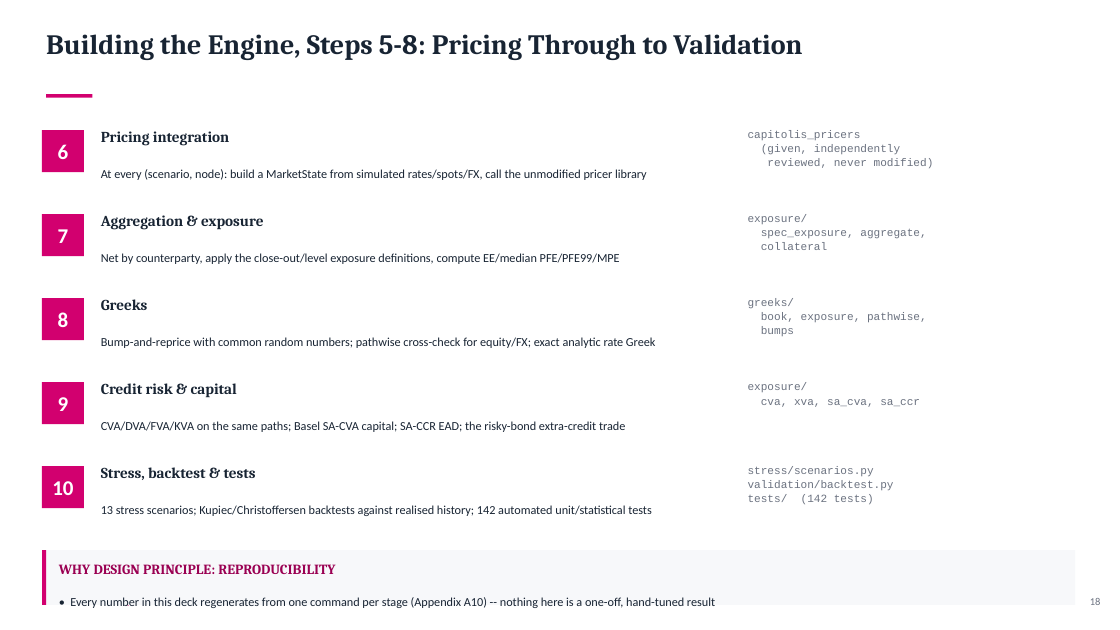
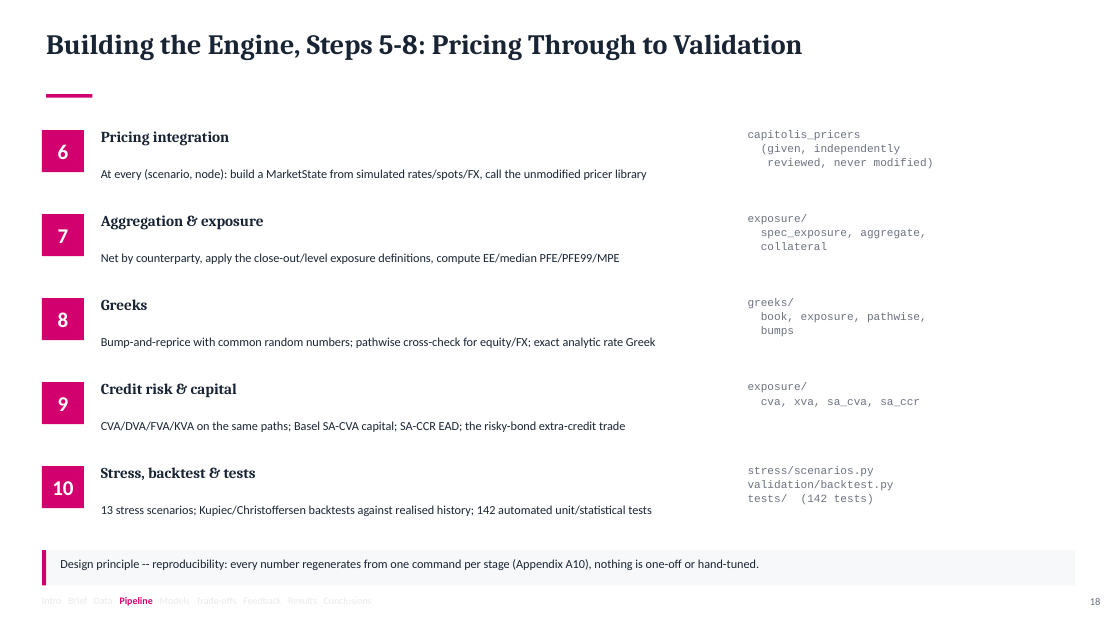
Before and after one commit to eshapandya24/capitolis-risk-engine, a slide deck: slide 18 of docs/Capitolis_CCR_Client_Final_Presentation.pptx. Drawn at 1120x630 pixels with LibreOffice and Linux fonts; fonts in the diff are those of the drawing. Boxes give left, top, right and bottom in pixels: in the first picture for what was removed or moved away, otherwise in the second. Text is boxed around its words. In the diff, an @@ line names an element or a change of style, - is before the commit and + after.

```diff
--- a/docs/Capitolis_CCR_Client_Final_Presentation.pptx
+++ b/docs/Capitolis_CCR_Client_Final_Presentation.pptx
@@ rectangle: place and size @@
-rectangle at [42, 550, 1075, 605]
+rectangle at [42, 550, 1075, 586]
@@ rectangle: place and size @@
-rectangle at [42, 550, 46, 605]
+rectangle at [42, 550, 46, 586]
@@ text at [60, 559, 759, 570]: text changed; size 12 to 10.5 pt; font Cambria to Calibri; text colour #9A0052 to #182433; bold off @@
-WHY DESIGN PRINCIPLE: REPRODUCIBILITY
+Design principle -- reproducibility: every number regenerates from one command per stage (Appendix A10), nothing is one-off or hand-tuned.
@@ text removed at [70, 597, 715, 608] @@
-• Every number in this deck regenerates from one command per stage (Appendix A10) -- nothing here is a one-off, hand-tuned result
```
Also in this commit, not shown: 11 other slides changed, 1 other file.
